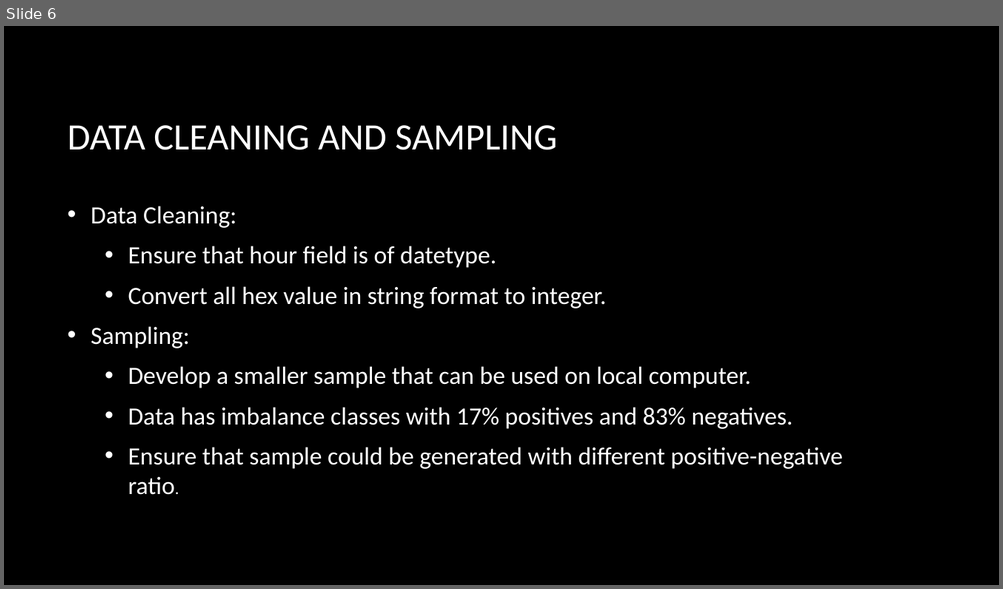
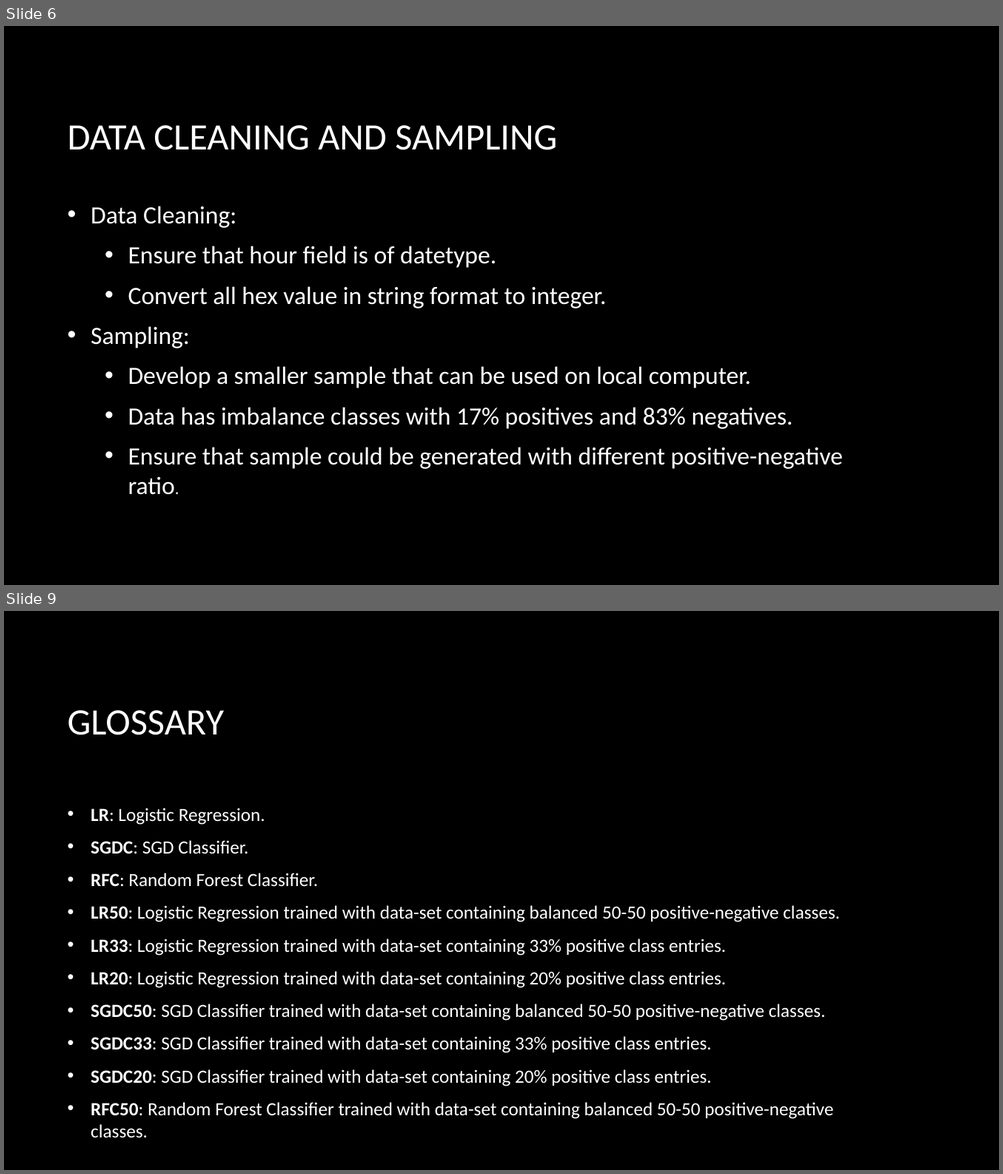
Before and after one commit to ameeshbaxi/data_science_workshop, a slide deck: capstone_project/slides/predict_ctr_abaxi.pptx. Shown one above the other, each under a label of ours: slide 6 before the commit, slides 6 and 9 after it; the slides between them are not shown. The pictures are 1003x589 and 1003x1174 pixels, drawn with LibreOffice and Linux fonts; fonts in the diff are those of the drawing; background and template pictures are left out. Boxes give left, top, right and bottom in pixels: in the first picture for what was removed or moved away, otherwise in the second. Text is boxed around its words. In the diff, an @@ line names an element or a change of style, - is before the commit and + after.

```diff
--- a/capstone_project/slides/predict_ctr_abaxi.pptx
+++ b/capstone_project/slides/predict_ctr_abaxi.pptx
@@ slide 9 added at <box>4,611,999,1170</box>, background picture (left out) @@
@@ title added at <box>68,710,224,735</box>, 36 pt, text #FFFFFF @@
+GLOSSARY
@@ text added at <box>91,808,839,1139</box>, 18 pt, text #FFFFFF @@
+• LR: Logistic Regression.
+• SGDC: SGD Classifier.
+• RFC: Random Forest Classifier.
+• LR50: Logistic Regression trained with data-set containing balanced 50-50 positive-negative classes.
+• LR33: Logistic Regression trained with data-set containing 33% positive class entries.
+• LR20: Logistic Regression trained with data-set containing 20% positive class entries.
+• SGDC50: SGD Classifier trained with data-set containing balanced 50-50 positive-negative classes.
+• SGDC33: SGD Classifier trained with data-set containing 33% positive class entries.
+• SGDC20: SGD Classifier trained with data-set containing 20% positive class entries.
+• RFC50: Random Forest Classifier trained with data-set containing balanced 50-50 positive-negative classes.
```
Also in this commit, not shown: 15 slides changed, 1 other slide added, 1 other file.
